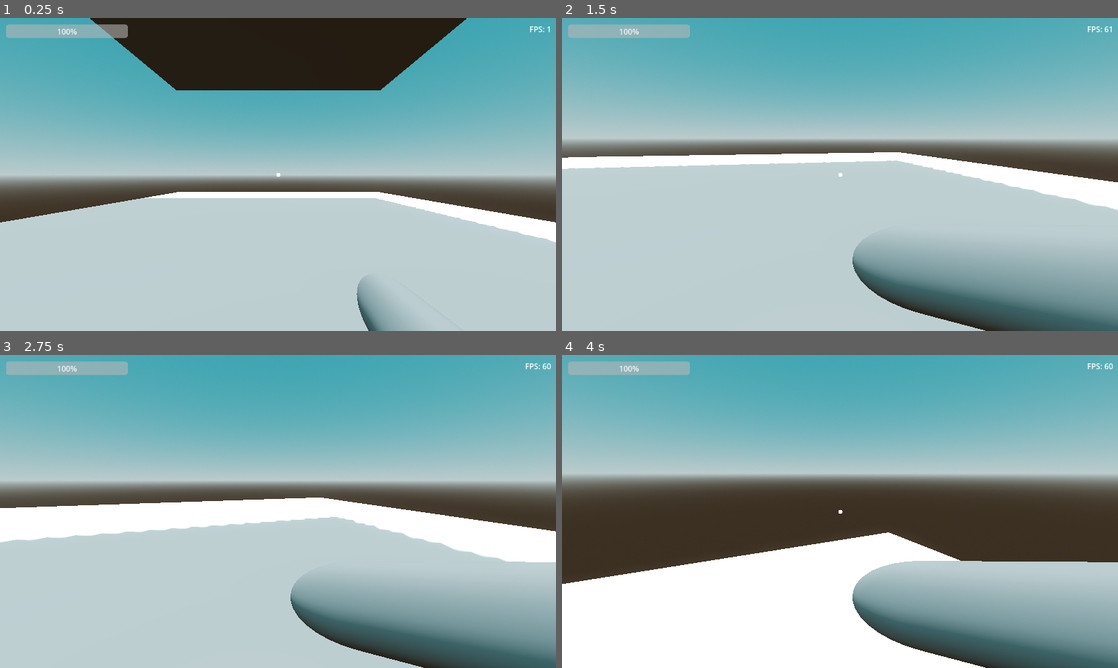
Above: before the commit, frames 1-4 (two rows, left to right).
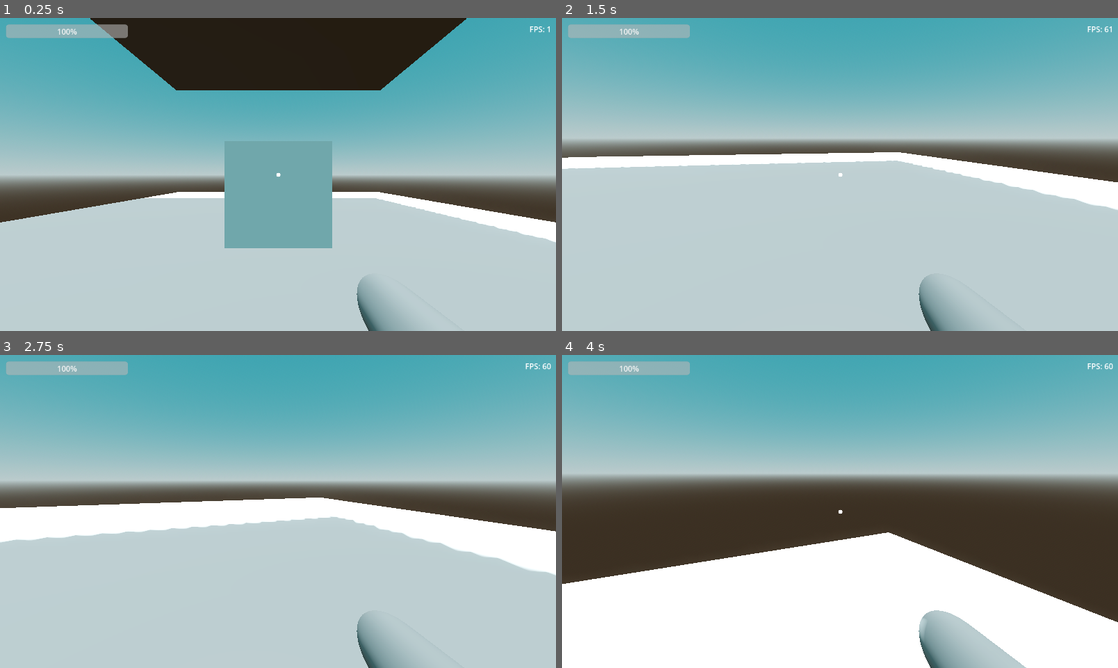
Above: after the commit, the same moments.

Repository: BingleyPro/time-drift
Game: Godot game, scene res://levels/test_scene.tscn
Same seed, same stepped clock (60 frames per second), same inputs: the game is played once before the commit and once after it. This scene is started directly instead of the project's main scene.
Inputs (mouse positions are in pixels of both pictures, inside the frame that each line leads up to):
- Up to frame 1 (0.25 s): no input
- Up to frame 2 (1.5 s): tap Enter at 0.5 s; move the mouse to (867, 174) at 0.52 s; hold T (switch_timeline) 0.53-1.28 s; hold W (up) from 0.53 s (still down); click (867, 174) at 0.67 s; tap Space (jump) at 0.77 s; move the mouse to (812, 174) at 1.27 s; tap C (crouch) at 1.35 s; click (812, 174) at 1.42 s
- Up to frame 3 (2.75 s): keep holding W (up); tap Space (jump) at 1.52 s; tap T (switch_timeline) at 1.55 s; move the mouse to (289, 505) at 2.02 s; hold T (switch_timeline) from 2.03 s (still down); tap E (interact) at 2.1 s; click (289, 505) at 2.17 s
- Up to frame 4 (4 s): keep holding W (up); move the mouse to (834, 517) at 2.77 s; release T (switch_timeline) at 2.78 s; tap Shift (sprint) at 2.85 s; click (834, 517) at 2.92 s; tap Space (jump) at 3.02, 3.77 s; tap T (switch_timeline) at 3.05 s; move the mouse to (878, 514) at 3.52 s; hold T (switch_timeline) from 3.53 s (still down); click (878, 514) at 3.67 s

The runs differ from the first frame. In frame 1, 6.1% of the frame differs, in the area x 40-60%, y 41-74%; in frame 2, 11%; in frame 3, 11%; in frame 4, 15%, in the area x 52-100%, y 65-100%.
Error before the commit: Attempt to call function 'start_timeline_selection' in base 'null instance' on a null instance. (res://scenes/player.gd:125)

Commit message:
Bug fixes!

Diff:
--- a/autoload/time_manager.gd
+++ b/autoload/time_manager.gd
@@ -4,6 +4,9 @@
 enum Timeline { PAST, PRESENT, FUTURE }
 
 signal timeline_changed(new_timeline)
+signal timeline_selection_started
+signal timeline_selection_canceled
+signal timeline_selected(selected_timeline)
 
 @export var current_timeline: Timeline = Timeline.PRESENT
 
@@ -11,13 +14,31 @@
 var _timeline_states = [Timeline.PAST, Timeline.PRESENT, Timeline.FUTURE]
 var _timeline_index = 1 # Start at PRESENT
 
-# TODO: move to player later
-func _input(event: InputEvent) -> void:
-	if event.is_action_pressed("switch_timeline"):
-		switch_timeline()
+var is_selecting_timeline: bool = false
 
-func switch_timeline() -> void:
-	# Cycle to the next timeline
+func start_timeline_selection() -> void:
+	# Start selecting a timeline
+	is_selecting_timeline = true
+	emit_signal("timeline_selection_started")
+	print("Timeline selection started.")
+
+func cancel_timeline_selection() -> void:
+	# Cancel selecting a timeline
+	is_selecting_timeline = false
+	emit_signal("timeline_selection_canceled")
+	print("Timeline selection canceled.")
+
+func next_timeline() -> void:
 	_timeline_index = (_timeline_index + 1) % _timeline_states.size()
+	print("Switched to next timeline: ", _timeline_states[_timeline_index])
+
+func previous_timeline() -> void:
+	_timeline_index = (_timeline_index - 1 + _timeline_states.size()) % _timeline_states.size()
+	print("Switched to previous timeline: ", _timeline_states[_timeline_index])
+
+func select_current_timeline() -> void:
 	current_timeline = _timeline_states[_timeline_index]
+	is_selecting_timeline = false
+	emit_signal("timeline_selected", current_timeline)
 	emit_signal("timeline_changed", current_timeline)
+	print("Current timeline selected and changed to: ", current_timeline)
--- a/levels/test_scene.tscn
+++ b/levels/test_scene.tscn
@@ -1,5 +1,6 @@
-[gd_scene load_steps=9 format=3 uid="uid://eajra2evi4mo"]
+[gd_scene load_steps=10 format=3 uid="uid://eajra2evi4mo"]
 
+[ext_resource type="Script" path="res://autoload/time_manager.gd" id="1_dxwre"]
 [ext_resource type="PackedScene" uid="uid://brpt71jl5cg2q" path="res://scenes/player.tscn" id="1_s1axy"]
 [ext_resource type="PackedScene" uid="uid://bq864afmgrexa" path="res://scenes/HUD.tscn" id="2_hrxwd"]
 [ext_resource type="PackedScene" uid="uid://dwsw2cnopy04g" path="res://scenes/building/wall.tscn" id="4_hh1x5"]
@@ -23,6 +24,7 @@
 glow_enabled = true
 
 [node name="Level 1" type="Node3D"]
+script = ExtResource("1_dxwre")
 
 [node name="Floor" type="StaticBody3D" parent="."]
 transform = Transform3D(8, 0, 0, 0, 1, 0, 0, 0, 26.4, 0, -1, 5)
--- a/scenes/player.gd
+++ b/scenes/player.gd
@@ -14,7 +14,7 @@
 @onready var InteractRaycast := $head/RayCast3D
 @onready var camera := $head/Camera3D
 @onready var animator := $AnimationPlayer
-@onready var timeline_manager := get_parent().get_node("TimelineManager")
+@onready var timeline_manager = get_node("/root/TimeManager")
 var currentBody : Interactible3D = null
 var currentState : CharacterState = CharacterState.WALKING
 @onready var SPEED = DEFAULT_SPEED # DEFAULT_SPEED doesn't load until _ready(), so we have to use @onready (you could also just move SPEED a bit to the bottom)
@@ -118,6 +118,7 @@
 
 	if event is InputEventKey:
 		if event.pressed and event.keycode == Key.KEY_T:
+			# Toggle the "arm" animation and timeline selection
 			if not is_arm_up:
 				animator.play("arm")
 				is_arm_up = true
@@ -129,26 +130,29 @@
 				selecting_timeline = false
 				timeline_manager.cancel_timeline_selection()
 
+	# If we are in selection mode, detect mouse wheel or click input
 	elif selecting_timeline and event is InputEventMouseButton:
-		if event.button_index == MOUSE_BUTTON_WHEEL_UP and event.pressed:
-			scroll_accumulation += 1
-			if scroll_accumulation >= SCROLL_THRESHOLD:
-				scroll_accumulation = 0
-				timeline_manager.next_timeline()
-
-		elif event.button_index == MOUSE_BUTTON_WHEEL_DOWN and event.pressed:
-			scroll_accumulation -= 1
-			if scroll_accumulation <= -SCROLL_THRESHOLD:
-				scroll_accumulation = 0
-				timeline_manager.previous_timeline()
-
-		# Left-click to finalize timeline choice
-		elif event.button_index == MOUSE_BUTTON_LEFT and event.pressed:
-			timeline_manager.select_current_timeline()
-			animator.play_backwards("arm")
-			is_arm_up = false
-			selecting_timeline = false
-			scroll_accumulation = 0
+		if event.pressed:
+			match event.button_index:
+				MOUSE_BUTTON_WHEEL_UP:
+					scroll_accumulation += 1
+					if scroll_accumulation >= SCROLL_THRESHOLD:
+						scroll_accumulation = 0
+						timeline_manager.next_timeline()
+
+				MOUSE_BUTTON_WHEEL_DOWN:
+					scroll_accumulation -= 1
+					if scroll_accumulation <= -SCROLL_THRESHOLD:
+						scroll_accumulation = 0
+						timeline_manager.previous_timeline()
+
+				# Left-click finalizes the timeline choice
+				MOUSE_BUTTON_LEFT:
+					timeline_manager.select_current_timeline()
+					animator.play_backwards("arm")
+					is_arm_up = false
+					selecting_timeline = false
+					scroll_accumulation = 0
 
 #endregion
 
--- a/scripts/time_object.gd
+++ b/scripts/time_object.gd
@@ -10,12 +10,13 @@
 func _ready () -> void:
 	# Connect to the timeline_changed signal
 	var time_manager = get_node("/root/TimeManager")
-	time_manager.connect("timeline_changed", Callable(self, "on_timeline_changed"))
+	time_manager.connect("timeline_changed", Callable(self, "_on_timeline_changed"))
 
 	# Make sure inital state matches current timeline
 	_on_timeline_changed(time_manager.current_timeline)
 
 func _on_timeline_changed(new_timeline) -> void:
+	print("Timeline changed to: ", new_timeline)
 	# Hide all layers first
 	past_node.visible = false
 	present_node.visible = false
@@ -23,9 +24,11 @@
 
 	# Show only the relevant layer
 	match new_timeline:
-		"PAST":
+		TimeManager.Timeline.PAST:
 			past_node.visible = true
-		"PRESENT":
+		TimeManager.Timeline.PRESENT:
 			present_node.visible = true
-		"FUTURE":
+		TimeManager.Timeline.FUTURE:
 			future_node.visible = true
+		_:
+			print("Unknown timeline: ", new_timeline)
